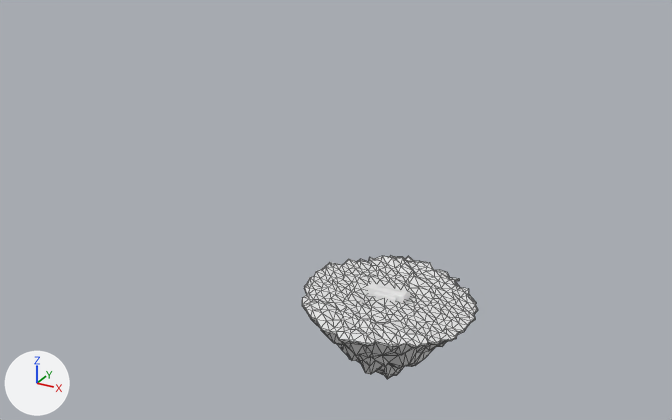
One commit to the OBJ model res/ewerk.obj: the scene before it, then after it.
The view is the same before and after, from a 50 mm camera at (16.0, -34.0, 20.7) aimed at (-4.3, 3.0, 2.2). The axes (+X, +Y, +Z) are drawn at lower left. The lights are the same throughout. Mesh edges are drawn as thin lines on the coarser meshes. Where no turn or scale is listed for an object, it has been applied to the vertices.

Objects in the first picture: 'ewerk_Cylinder.002_Cylinder.003', 'newground_Plane.001'.
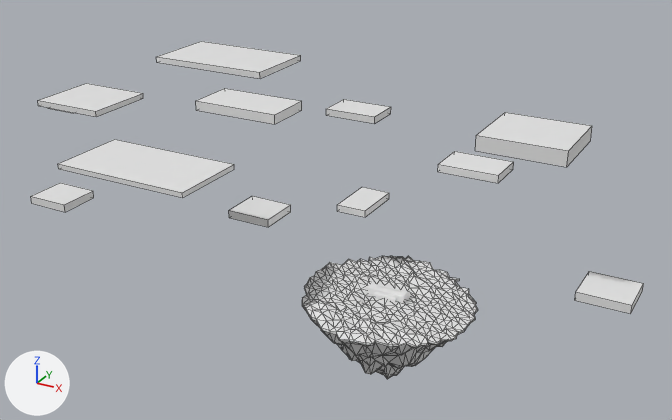
Where the change shows, as pixel boxes [x1, y1, x2, y2] in the pictures (672 x 420 px):
'clouds_Cube.012', added
    after: [31, 41, 644, 314]

The change, as a list of edits to the scene's bpy script:
```text
Add me_clouds_cube_012:
    me_clouds_cube_012.from_pydata(...)  # 96 vertices, 72 faces; spans x -26.0..11.1, y -7.6..10.6, z 2.9..9.7
Add ob_clouds_cube_012:
    ob_clouds_cube_012 = bpy.data.objects.new('clouds_Cube.012', me_clouds_cube_012)
    ob_clouds_cube_012.location = (0.0, 0.0, 0.0)
```
